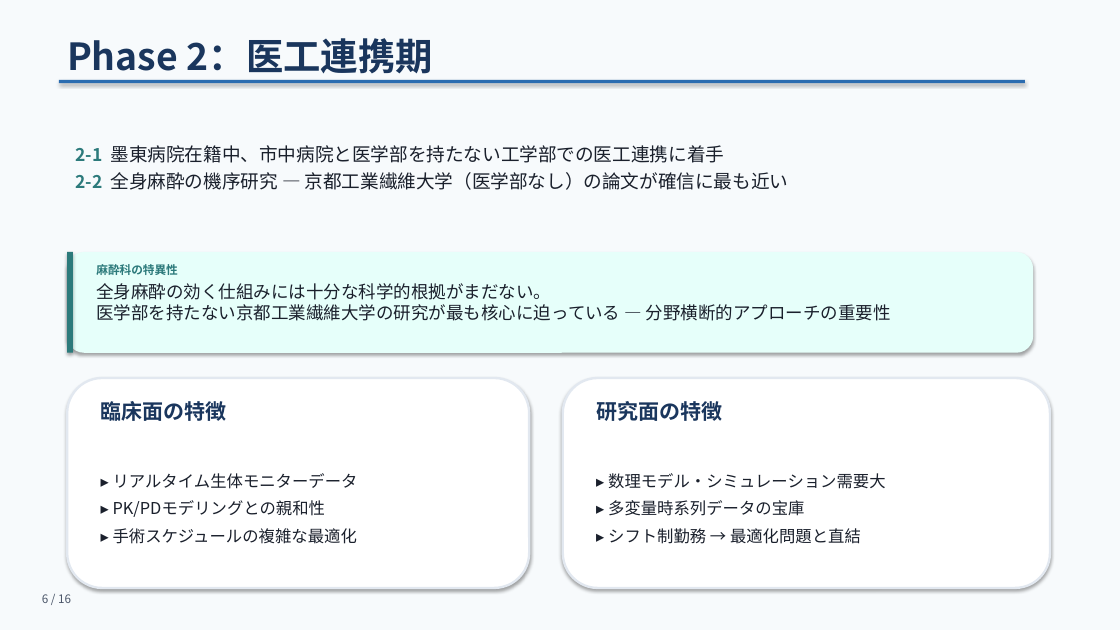
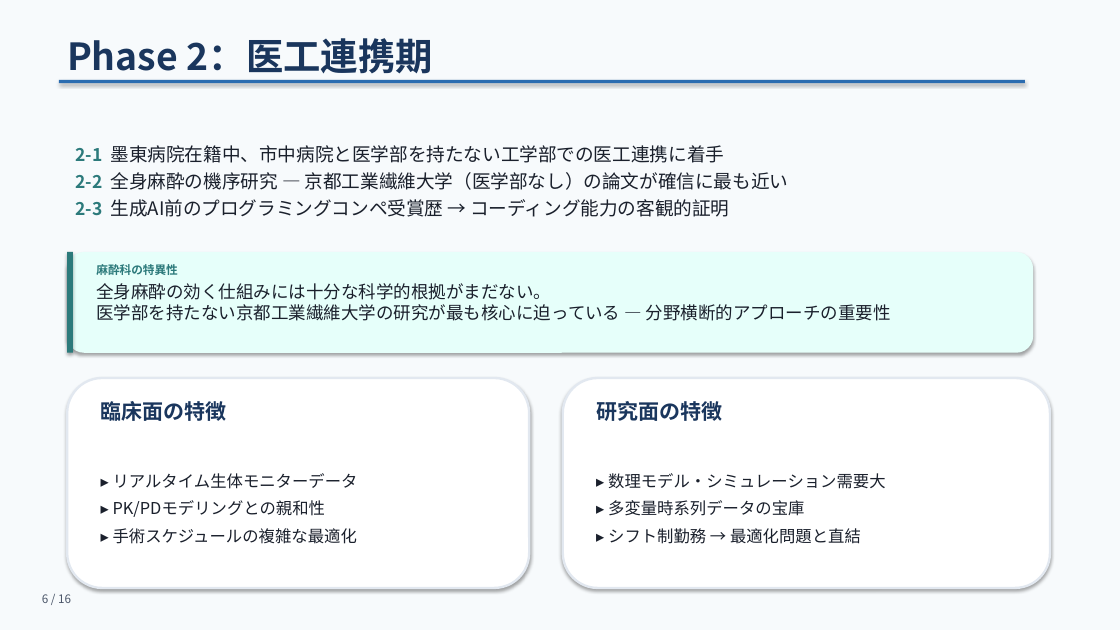
Before and after one commit to bougtoir/heat-accidents-mortality, a slide deck: slide 6 of meeting-slides/meeting_slides.pptx. Drawn at 1120x630 pixels with LibreOffice and Linux fonts; fonts in the diff are those of the drawing. Boxes give left, top, right and bottom in pixels: in the first picture for what was removed or moved away, otherwise in the second. Text is boxed around its words. In the diff, an @@ line names an element or a change of style, - is before the commit and + after.

```diff
--- a/meeting-slides/meeting_slides.pptx
+++ b/meeting-slides/meeting_slides.pptx
@@ text at (x1=75, y1=199, x2=729, y2=217): paragraph added @@
+2-3 生成AI前のプログラミングコンペ受賞歴 → コーディング能力の客観的証明
```
Also in this commit, not shown: 3 other slides changed, 2 other files.
